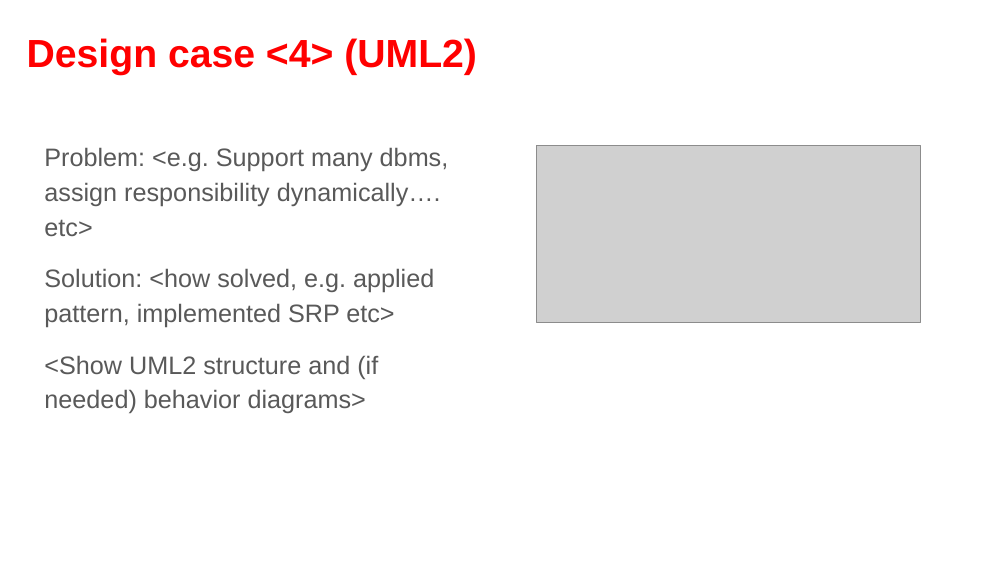
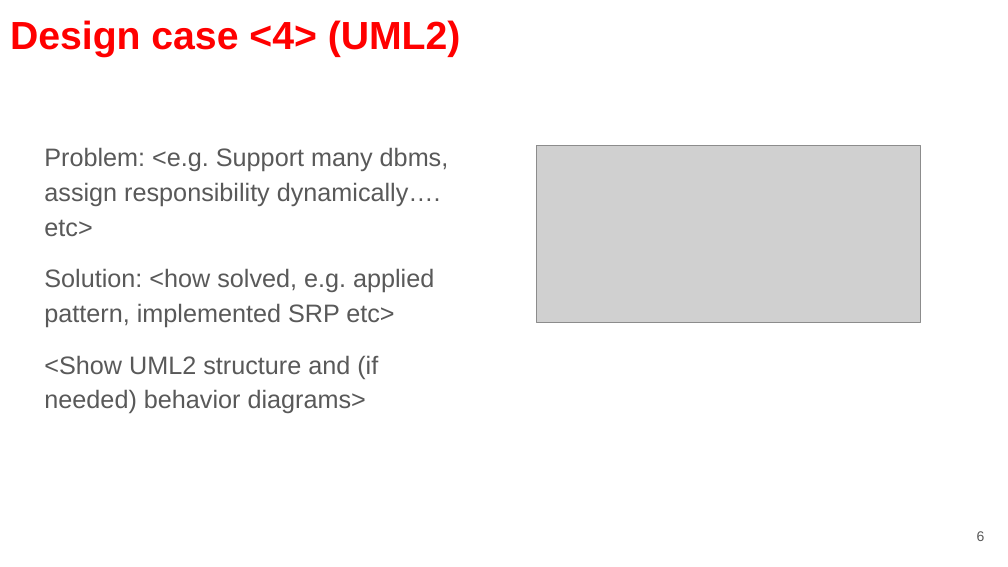
Before and after one commit to fanglores/Advanced-Software-Design, a slide deck: slide 6 of PracticeTasks/Module2/Task_12/Task_12.pptx (slide 7 before the commit). Drawn at 1008x567 pixels with LibreOffice and Linux fonts; fonts in the diff are those of the drawing; grey boxes stand for pictures. Boxes give left, top, right and bottom in pixels: in the first picture for what was removed or moved away, otherwise in the second. Text is boxed around its words. In the diff, an @@ line names an element or a change of style, - is before the commit and + after.

```diff
--- a/PracticeTasks/Module2/Task_12/Task_12.pptx
+++ b/PracticeTasks/Module2/Task_12/Task_12.pptx
@@ title "Design case <4> (UML2)": place and size @@
-title "Design case <4> (UML2)" at (27,38,477,75)
+title "Design case <4> (UML2)" at (10,20,461,57)
@@ page number added at (977,531,985,541), 10 pt, text #595959 @@
+6
```
Also in this commit, not shown: 3 other slides changed, 1 slide added, 1 slide removed, 1 other file.
